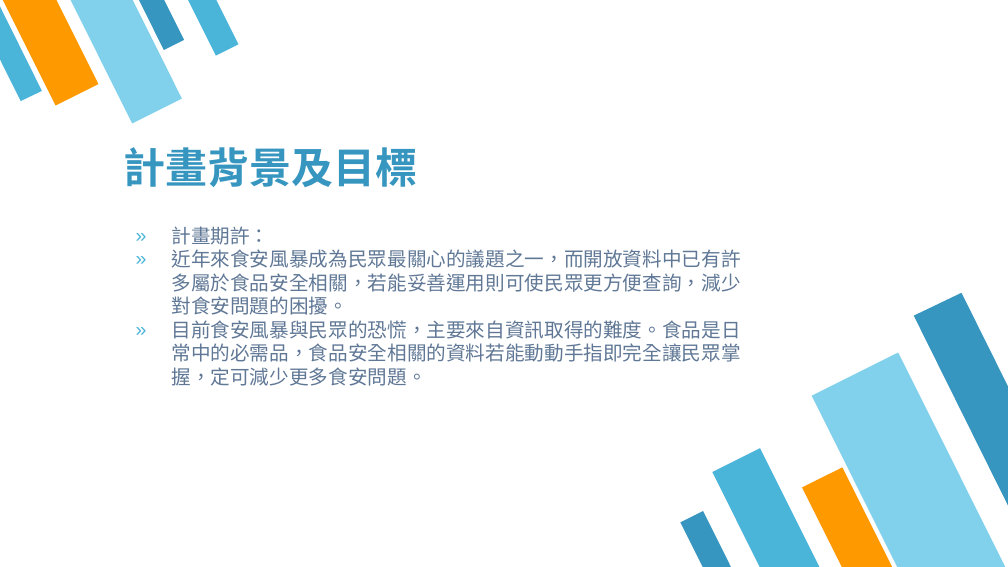
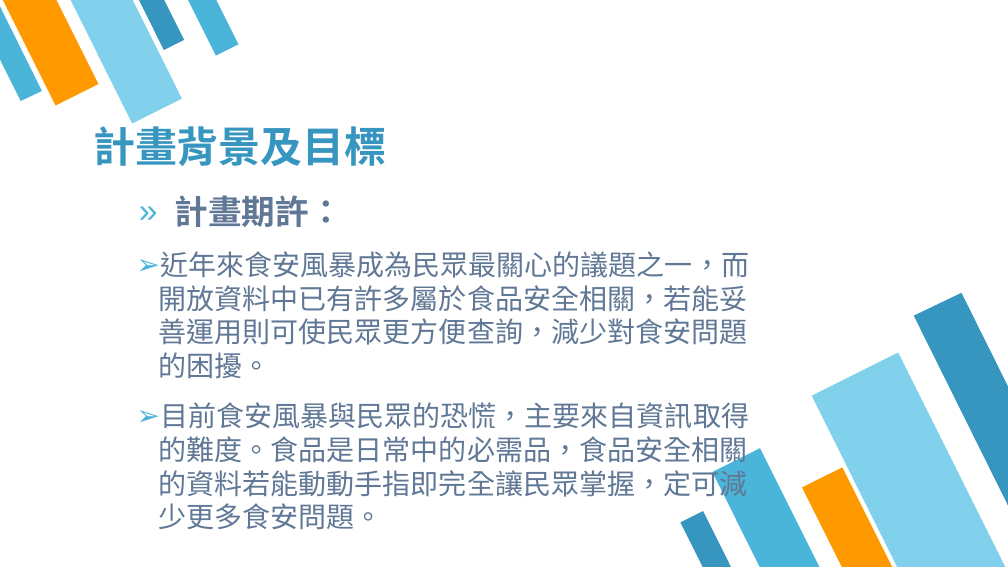
Before and after one commit to 3mtpeak/---1125, a slide deck: slide 2 of 黑克松簡報.pptx. Drawn at 1008x567 pixels with LibreOffice and Linux fonts; fonts in the diff are those of the drawing. Boxes give left, top, right and bottom in pixels: in the first picture for what was removed or moved away, otherwise in the second. Text is boxed around its words. In the diff, an @@ line names an element or a change of style, - is before the commit and + after.

```diff
--- a/黑克松簡報.pptx
+++ b/黑克松簡報.pptx
@@ title "計畫背景及目標" rewrapped from (124,147,418,187) to (93,119,387,166) @@
@@ text "計畫期許：": place and size @@
-text "計畫期許：" at (171,226,740,386)
+text "計畫期許：" at (159,195,749,530)
@@ text "計畫期許：" at (159,195,749,530): size 14 to 24 pt, bold on in "計畫期許："; size 14 to 20 pt; bullet » to ➢; more space between paragraphs @@
```
Also in this commit, not shown: 14 other slides changed.
